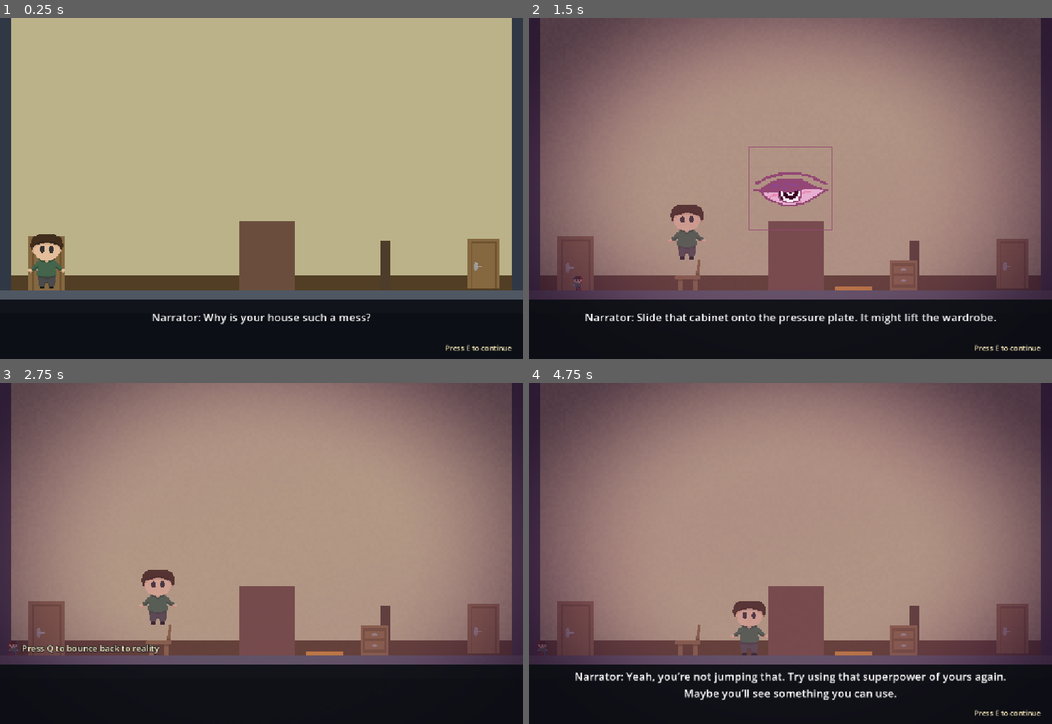
Above: before the commit, frames 1-4 (two rows, left to right).
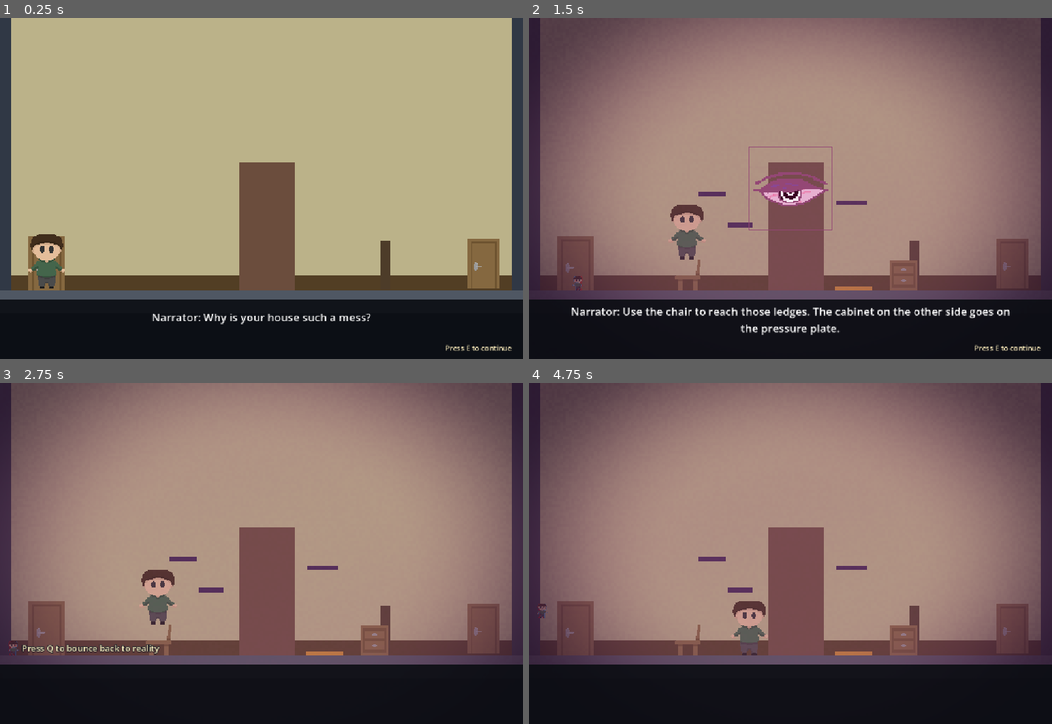
Above: after the commit, the same moments.

Repository: zjezdzalka/bounceBack
Game: Godot game, scene res://Scenes/Levels/hallway.tscn
The game is run twice, just before and just after one commit, with the same random seed, the same clock (stepped at 60 frames per second) and the same inputs. This scene is started directly instead of the project's main scene.
Inputs (mouse positions are in pixels of both pictures, inside the frame that each line leads up to):
- Up to frame 1 (0.25 s): no input
- Up to frame 2 (1.5 s): tap E (house_interact) at 0.5 s; move the mouse to (905, 171) at 0.52 s; hold E (house_interact) 0.53-1.28 s; hold D (house_right) from 0.53 s (still down); click (905, 171) at 0.67 s; tap Space (house_jump) at 0.77 s; move the mouse to (685, 205) at 1.27 s; tap Q (house_switch) at 1.35 s
- Up to frame 3 (2.75 s): tap Space (house_jump) at 1.52 s; tap E (house_interact) at 2 s; move the mouse to (313, 478) at 2.02 s; release D (house_right) at 2.03 s; hold A (house_left) from 2.03 s (still down); tap N at 2.1 s
- Up to frame 4 (4.75 s): tap Q (house_switch) at 2.75, 4.35 s; move the mouse to (764, 621) at 2.77 s; release A (house_left) at 2.78 s; hold D (house_right) 2.78-4.28 s; tap R at 2.85 s; click (764, 621) at 2.92 s; tap Space (house_jump) at 3.02, 3.77, 4.52 s; tap E (house_interact) at 3.5 s; move the mouse to (947, 604) at 3.52 s; hold E (house_interact) 3.53-4.28 s; move the mouse to (633, 502) at 4.27 s; hold A (house_left) from 4.28 s (still down)

The runs differ from the first frame. In frame 1, 1.8% of the frame differs, in the area x 45-57%, y 42-60%; in frame 2, 3.4%; in frame 3, 2.0%; in frame 4, 3.8%, in the area x 1-98%, y 42-98%.

Commit message:
Level 2 update

Diff:
--- a/Scenes/Levels/hallway.tscn
+++ b/Scenes/Levels/hallway.tscn
@@ -59,10 +59,10 @@
 
 [node name="Wardrobe" parent="Objects" unique_id=1629208816 instance=ExtResource("3")]
 z_index = 2
-position = Vector2(588, 524)
-collision_layer = 7
-collision_mask = 0
-size = Vector2(122, 152)
+position = Vector2(588, 460)
+collision_layer = 7
+collision_mask = 0
+size = Vector2(122, 280)
 color = Color(0.42, 0.3, 0.24, 1)
 layers = 7
 
@@ -165,6 +165,30 @@
 theme_override_font_sizes/font_size = 16
 text = "Do piwnicy"
 horizontal_alignment = 1
+
+[node name="WardrobeParkour" type="Node2D" parent="Objects"]
+visible = false
+
+[node name="LowerLedge" parent="Objects/WardrobeParkour" instance=ExtResource("3")]
+position = Vector2(465, 457)
+size = Vector2(54, 10)
+color = Color(0.25, 0.15, 0.32, 1)
+layers = 16
+one_way = true
+
+[node name="UpperShelf" parent="Objects/WardrobeParkour" instance=ExtResource("3")]
+position = Vector2(404, 388)
+size = Vector2(60, 10)
+color = Color(0.25, 0.15, 0.32, 1)
+layers = 16
+one_way = true
+
+[node name="FarLedge" parent="Objects/WardrobeParkour" instance=ExtResource("3")]
+position = Vector2(711, 408)
+size = Vector2(68, 10)
+color = Color(0.25, 0.15, 0.32, 1)
+layers = 16
+one_way = true
 
 [node name="PressurePlate" type="Node2D" parent="Objects"]
 visible = false
--- a/Scenes/Levels/house_level.gd
+++ b/Scenes/Levels/house_level.gd
@@ -21,6 +21,7 @@
 const AVATAR_ART_SCALE := 1.25
 const BODY_LAYER := 8
 const SHELF_LAYER := 16
+const LIFTED_WARDROBE_Y := 155.0
 const BACKGROUND_PROP_LAYER := 32
 @onready var objects: Node2D = $Objects
 @onready var dialogue: Label = $HUD/Dialogue
@@ -209,8 +210,7 @@
 					_say([BED_LINES[bed_line]])
 					bed_line += 1
 		Stage.HALL:
-			if not wardrobe_raised and player.velocity.y < -1.0:
-				_wardrobe_jump_hint()
+			_wardrobe_approach_hint()
 		Stage.LIGHTS:
 			if $Objects/Wires.visible and _near("Wires", 105.0):
 				_hint("wires", "Narrator: See those wires? Try connecting them. Maybe that’ll get the lights working.")
@@ -228,7 +228,7 @@
 
 func _update_target() -> void:
 	target = ""
-	if back_door and _near("BackDoor", 74.0):
+	if back_door and (player == original or stage == Stage.LIGHTS) and _near("BackDoor", 74.0):
 		target = "BackDoor"
 		return
 	match stage:
@@ -237,18 +237,18 @@
 				target = "RoomKey"
 			elif _near("Laptop") and lamp_on and not laptop_checked:
 				target = "Laptop"
-			elif _near("RoomDoor") and lamp_on:
+			elif player == original and _near("RoomDoor") and lamp_on:
 				target = "RoomDoor"
 		Stage.HALL:
-			if hallucinating and wardrobe_raised and _near("WardrobePassage", 64.0):
+			if hallucinating and wardrobe_raised and front_door_checked and _near("WardrobePassage", 64.0):
 				target = "WardrobePassage"
 			elif _can_grab("Cabinet", 65.0):
 				target = "Cabinet"
 			elif _can_grab("HallChair"):
 				target = "HallChair"
-			elif _near("CellarDoor"):
+			elif player == original and _near("CellarDoor"):
 				target = "CellarDoor"
-			elif _near("FrontDoor"):
+			elif player == original and _near("FrontDoor"):
 				target = "FrontDoor"
 		Stage.LIGHTS:
 			if $Objects/Wires.visible and _near("Wires", 65.0):
@@ -356,14 +356,12 @@
 	avatar.set_process_input(true)
 	avatar.set_physics_process(true)
 
-func _wardrobe_jump_hint() -> void:
-	if wardrobe_hint_shown or moved_props.has("HallChair"):
+func _wardrobe_approach_hint() -> void:
+	if player != original or wardrobe_raised or wardrobe_hint_shown or not _can_show_narrator_hint():
 		return
 	var wardrobe: Node2D = objects.get_node("Wardrobe")
 	var half_width: float = wardrobe.get("size").x / 2.0
-	var left: float = wardrobe.position.x - half_width
-	# Pressing Space anywhere in the ~220 px in front of the wardrobe counts as trying to jump it.
-	if player.position.x > left - 220.0 and player.position.x < left + half_width * 2.0:
+	if absf(original.position.x - wardrobe.position.x) <= half_width + 88.0:
 		wardrobe_hint_shown = true
 		_hint("wardrobe_jump", "Narrator: Yeah, you’re not jumping that. Try using that superpower of yours again. Maybe you’ll see something you can use.")
 
@@ -376,10 +374,12 @@
 				_hint("first_shrink", "Narrator: I didn’t expect you to shrink that much. Might come in handy. You can squeeze into tighter spaces now.")
 		Stage.HALL:
 			if not wardrobe_raised:
-				_hint("cabinet_plate", "Narrator: Slide that cabinet onto the pressure plate. It might lift the wardrobe.")
+				_hint("cabinet_plate", "Narrator: Use the chair to reach those ledges. The cabinet on the other side goes on the pressure plate.")
 
 func _interact() -> void:
 	if target.is_empty():
+		return
+	if player != original and (target in ["RoomDoor", "FrontDoor", "CellarDoor"] or (target == "BackDoor" and stage != Stage.LIGHTS)):
 		return
 	if target != "Wires":
 		learned_hints[_interaction_hint_id()] = true
@@ -424,7 +424,7 @@
 				_refresh_objects()
 				_say(["Hero: Locked.", "Narrator: Of course it is. What about the basement? Maybe there’s a way out?"])
 		"WardrobePassage":
-			if player == apparition and hallucinating and wardrobe_raised:
+			if player == apparition and hallucinating and wardrobe_raised and front_door_checked:
 				_change_room("res://Scenes/Levels/lights.tscn", false)
 		"CellarDoor":
 			if absf($Objects/Cabinet.position.x - $Objects/CellarDoor.position.x) < 64.0:
@@ -542,7 +542,7 @@
 	wardrobe_raised = true
 	var wardrobe := $Objects/Wardrobe as StaticBody2D
 	wardrobe.collision_layer = 0
-	create_tween().tween_property(wardrobe, "position:y", 294.0, 0.45)
+	create_tween().tween_property(wardrobe, "position:y", LIFTED_WARDROBE_Y, 0.45)
 	$Objects/PressurePlate/Surface.color = Color("#67b178")
 
 func _ladder_ready() -> bool:
@@ -629,10 +629,11 @@
 			$Objects/HallucinationShelves.visible = hallucinating
 		Stage.HALL:
 			_show_prop("HallChair", hallucinating)
+			_show_prop("WardrobeParkour", hallucinating and not wardrobe_raised)
 			_show_prop("Cabinet", hallucinating)
 			$Objects/CellarDoor.modulate = Color.WHITE if lights_fixed else Color(0.58, 0.58, 0.64)
 			_show_prop("PressurePlate", hallucinating)
-			_show_prop("WardrobePassage", hallucinating and wardrobe_raised)
+			_show_prop("WardrobePassage", hallucinating and wardrobe_raised and front_door_checked)
 		Stage.LIGHTS:
 			_show_prop("Wires", hallucinating and not lights_fixed)
 		Stage.BASEMENT:
@@ -788,7 +789,7 @@
 		$Objects/Desk/LaptopOn.visible = laptop_checked
 		darkness.hide()
 	if stage == Stage.HALL and wardrobe_raised:
-		$Objects/Wardrobe.position.y = 294.0
+		$Objects/Wardrobe.position.y = LIFTED_WARDROBE_Y
 		$Objects/Wardrobe.collision_layer = 0
 		$Objects/PressurePlate/Surface.color = Color("#67b178")
 	if record.get("returning_from_niche", false):
